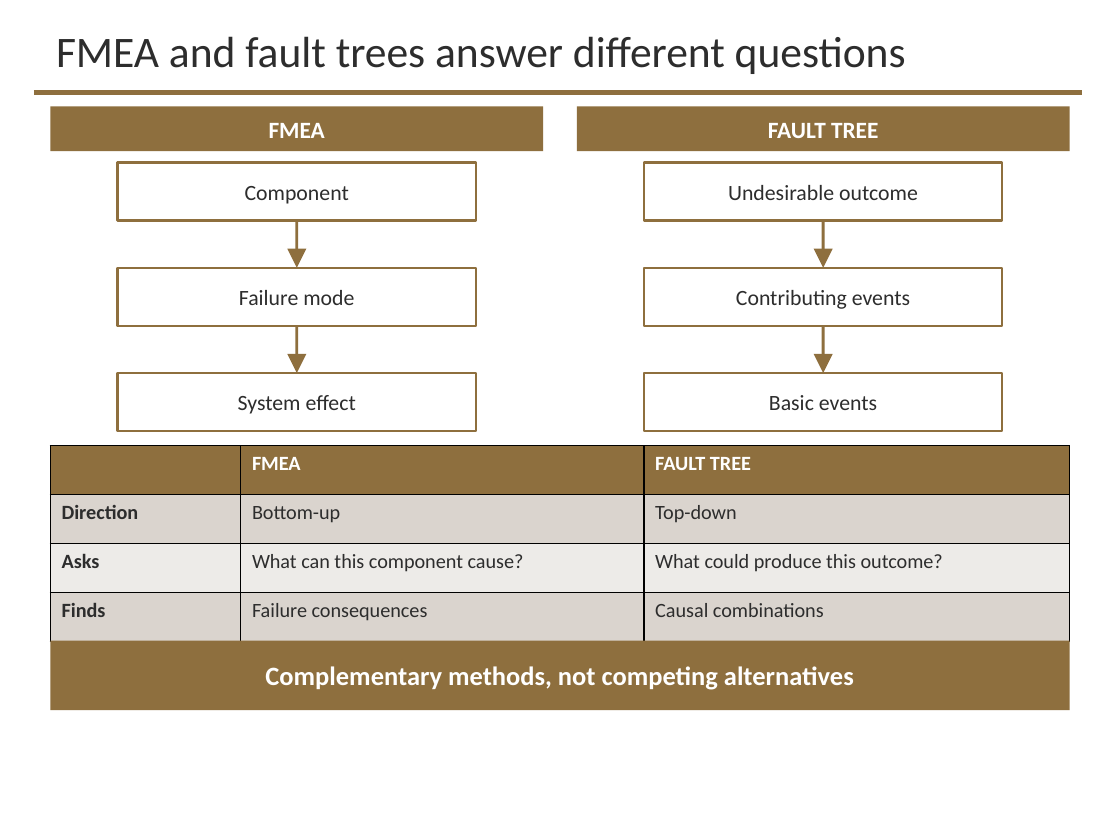
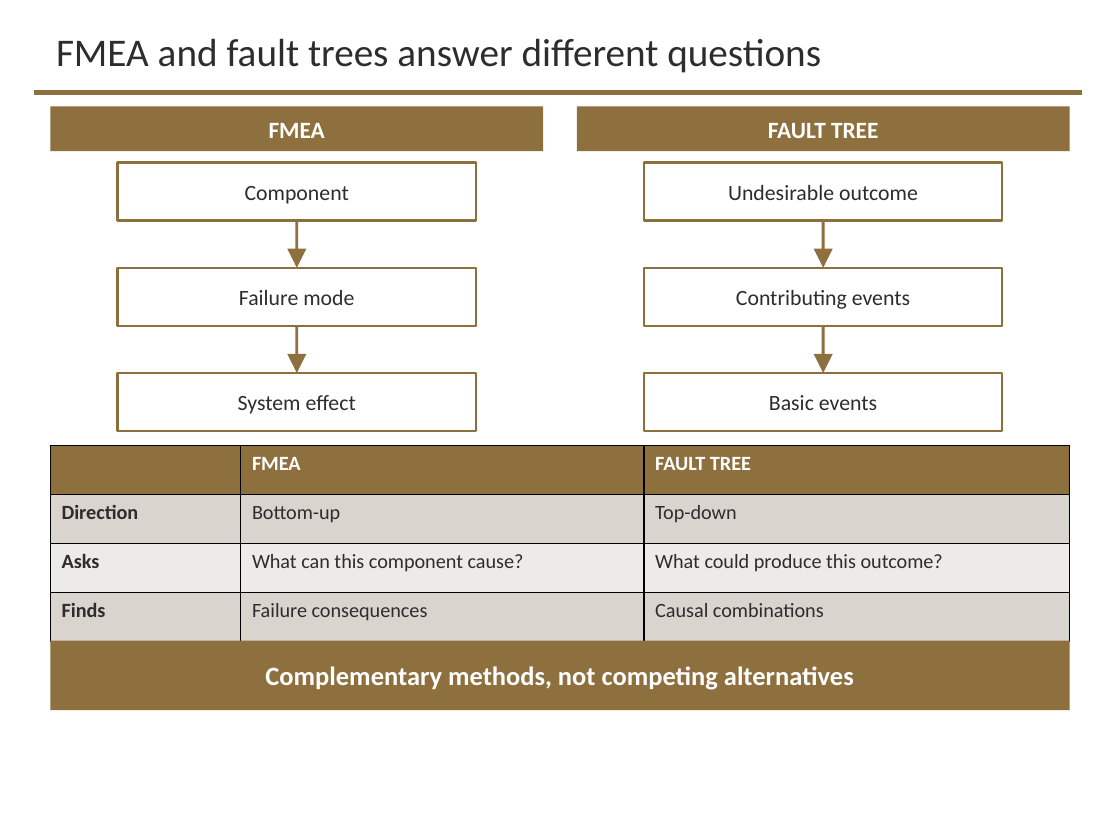
Before and after one commit to davisjam/model-based-agentic-software-engineering, a slide deck: slide 15 of course/lectures/act-3-software-in-the-world/04-performance-and-reliability/3-4-Performance-and-Reliability-2-Reliability-Engineering.pptx (slide 12 before the commit). Drawn at 1120x840 pixels with LibreOffice and Linux fonts; fonts in the diff are those of the drawing; background and template pictures are left out. Boxes give left, top, right and bottom in pixels: in the first picture for what was removed or moved away, otherwise in the second. Text is boxed around its words. In the diff, an @@ line names an element or a change of style, - is before the commit and + after.

```diff
--- a/course/lectures/act-3-software-in-the-world/04-performance-and-reliability/3-4-Performance-and-Reliability-2-Reliability-Engineering.pptx
+++ b/course/lectures/act-3-software-in-the-world/04-performance-and-reliability/3-4-Performance-and-Reliability-2-Reliability-Engineering.pptx
@@ title "FMEA and fault trees answer ..." at <box>56,38,821,73</box>: size 28 to 25.2 pt @@
```
Also in this commit, not shown: 22 other slides changed, 9 slides added, 3 slides removed, 2 other files.
